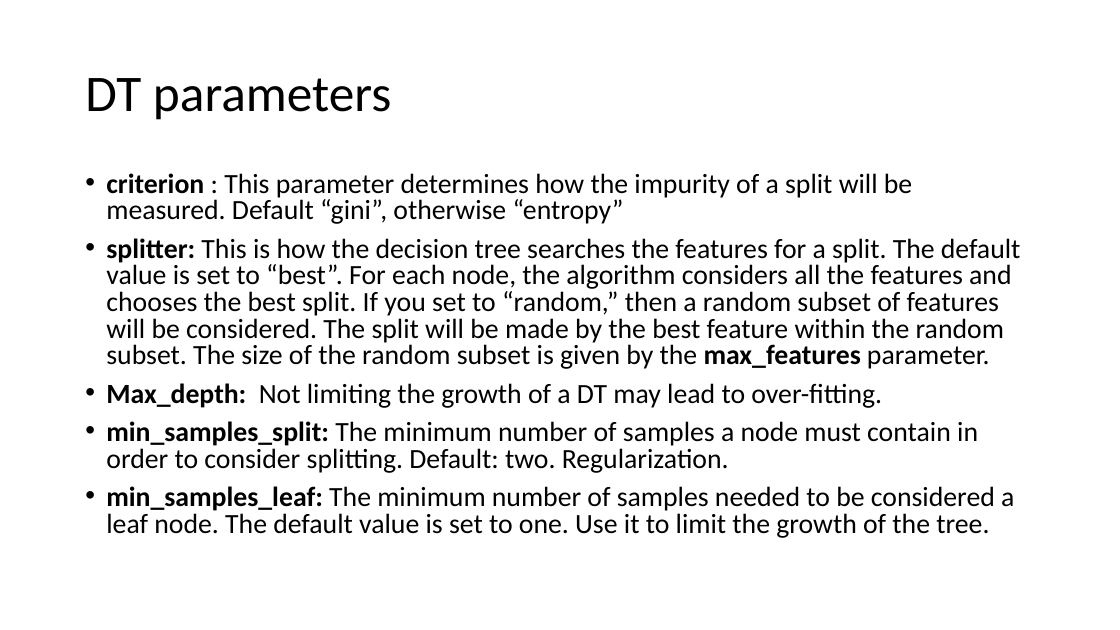
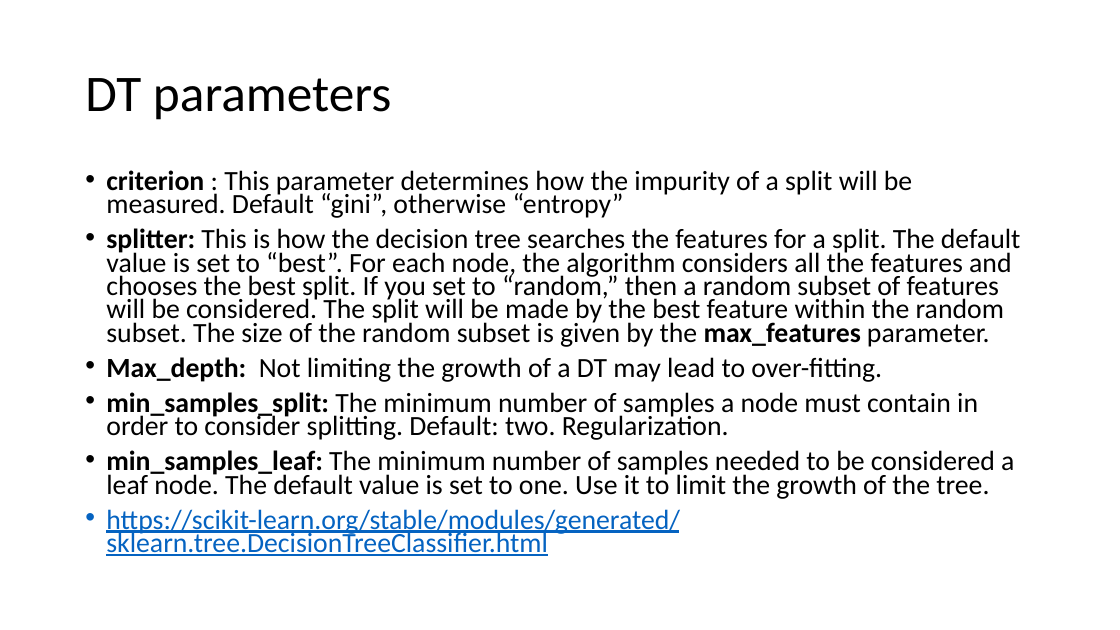
Before and after one commit to FranzGH/IoT_ML, a slide deck: slide 12 of Sklearn-UG.pptx. Drawn at 1120x630 pixels with LibreOffice and Linux fonts; fonts in the diff are those of the drawing. Boxes give left, top, right and bottom in pixels: in the first picture for what was removed or moved away, otherwise in the second. Text is boxed around its words. In the diff, an @@ line names an element or a change of style, - is before the commit and + after.

```diff
--- a/Sklearn-UG.pptx
+++ b/Sklearn-UG.pptx
@@ text at box(106, 170, 1021, 499): line spacing 0.8 to 0.7 @@
@@ text at box(106, 509, 680, 556): paragraph added @@
+• https://scikit-learn.org/stable/modules/generated/sklearn.tree.DecisionTreeClassifier.html
```
Also in this commit, not shown: 7 other slides changed, 1 slide added, 6 other files.
